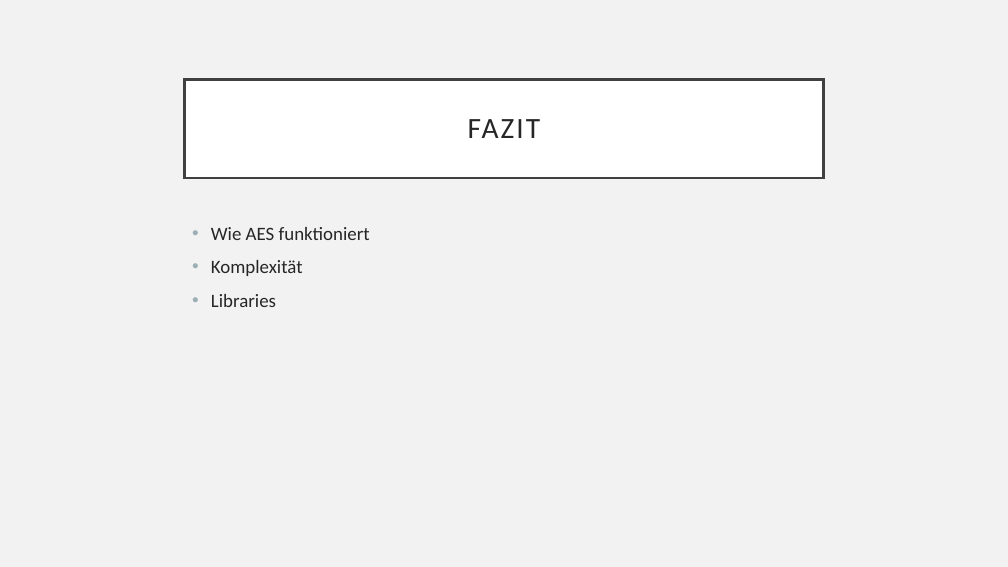
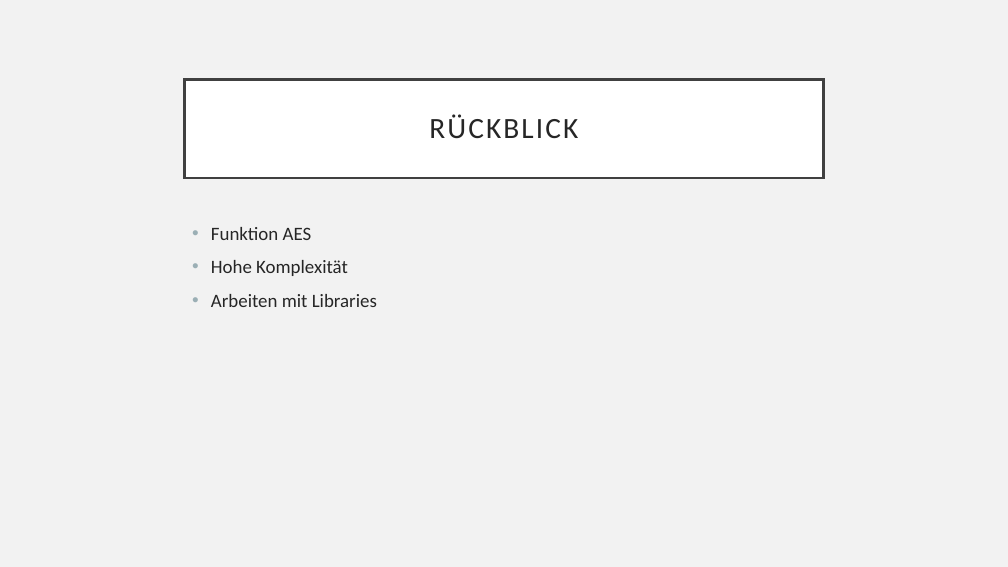
Before and after one commit to TIATIP-24-A-a/AES-TuBi-ZiRo-MaUn, a slide deck: slide 7 of docs/AES-Präsentation.pptx. Drawn at 1008x567 pixels with LibreOffice and Linux fonts; fonts in the diff are those of the drawing. Boxes give left, top, right and bottom in pixels: in the first picture for what was removed or moved away, otherwise in the second. Text is boxed around its words. In the diff, an @@ line names an element or a change of style, - is before the commit and + after.

```diff
--- a/docs/AES-Präsentation.pptx
+++ b/docs/AES-Präsentation.pptx
@@ title at <box>429,114,578,139</box>: text changed @@
-FAZIT
+RÜCKBLICK
@@ text at <box>211,227,377,307</box>: text changed @@
-• Wie AES funktioniert
-• Komplexität
-• Libraries
+• Funktion AES
+• Hohe Komplexität
+• Arbeiten mit Libraries
```
Also in this commit, not shown: 4 other slides changed.
